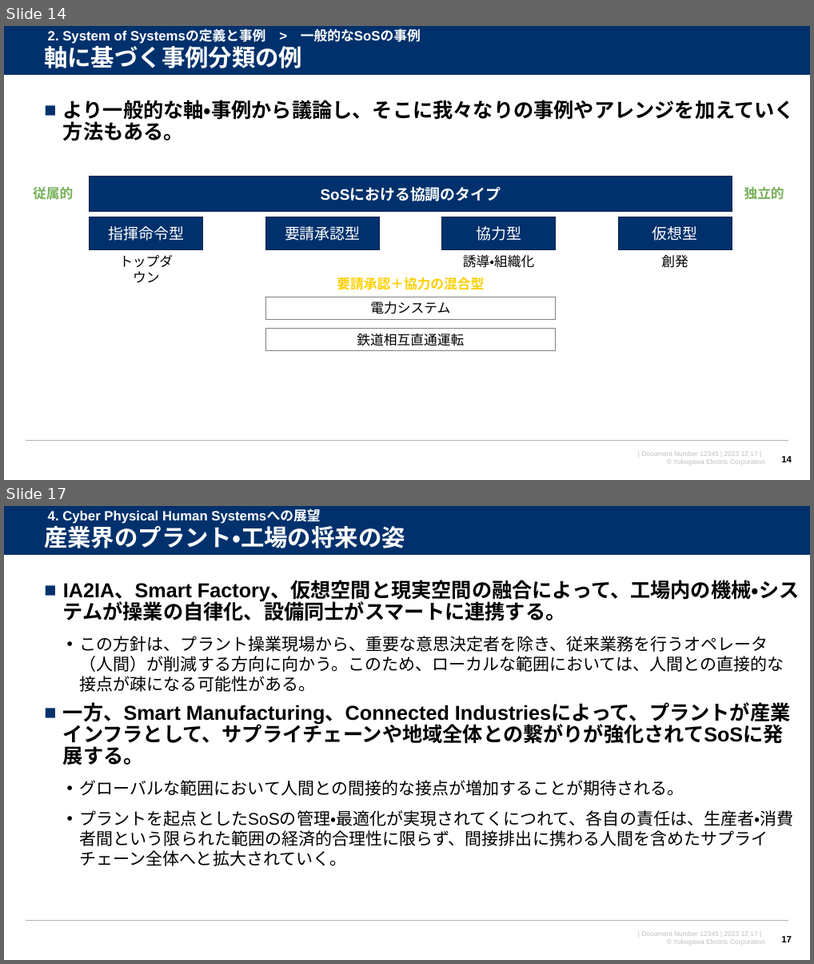
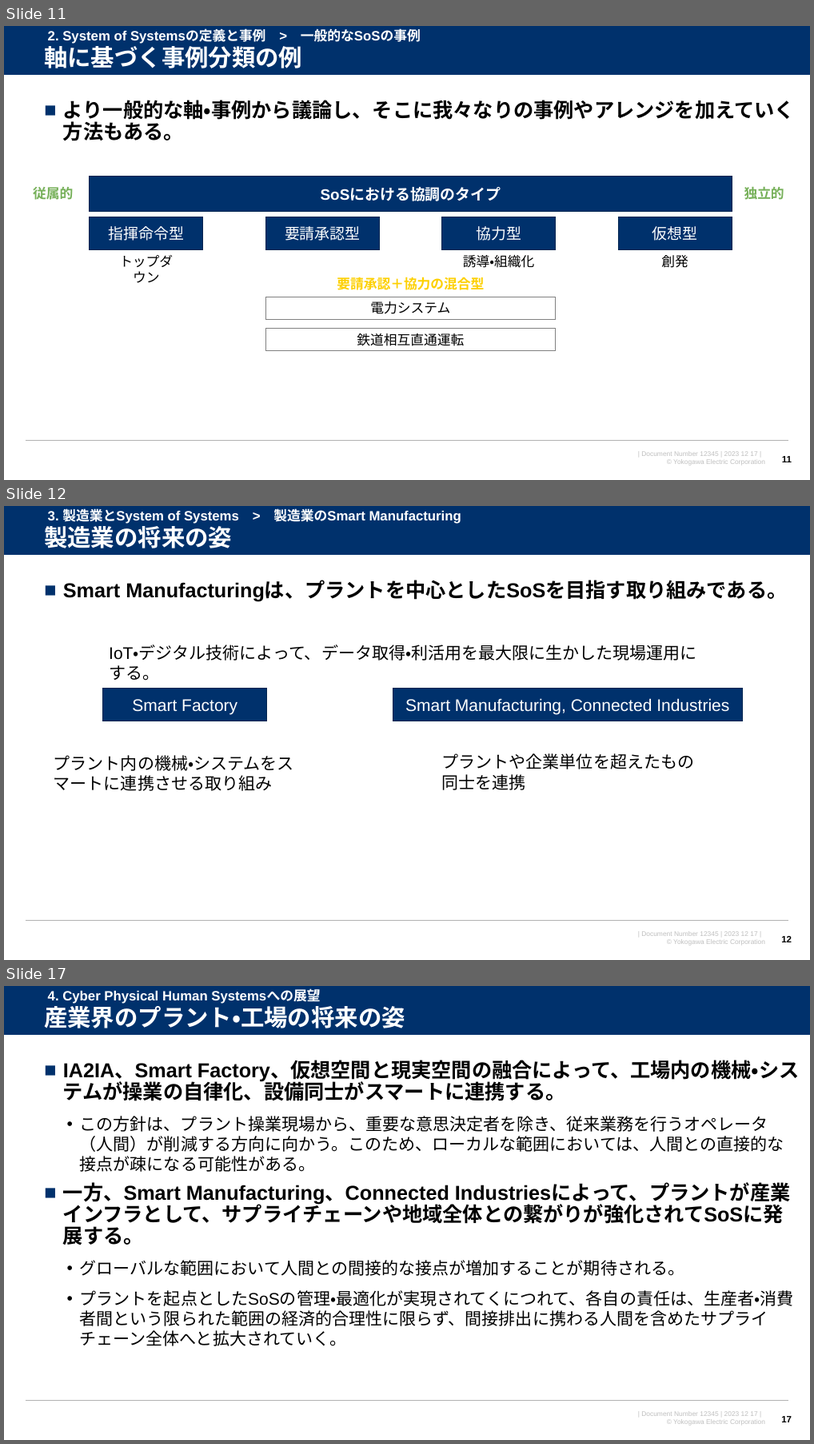
Before and after one commit to watarukumagai-git/opt, a slide deck: SoS/conf2023/231217_横幹連合コンファレンス_熊谷.pptx. Shown one above the other, each under a label of ours: slides 14 and 17 before the commit, slides 11, 12 and 17 after it; the slides between them are not shown. The pictures are 814x964 and 814x1444 pixels, drawn with LibreOffice and Linux fonts; fonts in the diff are those of the drawing; background and template pictures are left out. Boxes give left, top, right and bottom in pixels: in the first picture for what was removed or moved away, otherwise in the second. Text is boxed around its words. In the diff, an @@ line names an element or a change of style, - is before the commit and + after.

```diff
--- a/SoS/conf2023/231217_横幹連合コンファレンス_熊谷.pptx
+++ b/SoS/conf2023/231217_横幹連合コンファレンス_熊谷.pptx
@@ slide 12 added at bbox=[4, 506, 810, 960], background #FFFFFF; not listed: 4 template elements that a slide beside it also shows @@
@@ text added at bbox=[44, 523, 232, 548], 28 pt, text #FFFFFF, bold @@
+製造業の将来の姿
@@ text added at bbox=[48, 508, 462, 524], 16 pt, text #FFFFFF, bold @@
+3. 製造業とSystem of Systems > 製造業のSmart Manufacturing
@@ text added at bbox=[63, 580, 787, 601], 24 pt, text #000000, bold @@
+■ Smart Manufacturingは、プラントを中心としたSoSを目指す取り組みである。
@@ text added at bbox=[109, 646, 698, 660], 20 pt, text #000000 @@
+IoT・デジタル技術によって、データ取得・利活用を最大限に生かした現場運用にする。
@@ rectangle added at bbox=[103, 688, 267, 720], fill #00316C, outline #002450 1 pt, 20 pt, text #FFFFFF @@
+Smart Factory
@@ rectangle added at bbox=[394, 688, 742, 720], fill #00316C, outline #002450 1 pt, 20 pt, text #FFFFFF @@
+Smart Manufacturing, Connected Industries
@@ text added at bbox=[54, 755, 294, 791], 20 pt, text #000000 @@
+プラント内の機械・システムをスマートに連携させる取り組み
@@ text added at bbox=[442, 753, 694, 790], 20 pt, text #000000 @@
+プラントや企業単位を超えたもの同士を連携
@@ page number added at bbox=[782, 936, 792, 942], 11 pt, text #000000, bold @@
+12
@@ what was slide 14 is now slide 11 @@
@@ page number at bbox=[782, 456, 792, 462]: text changed @@
-14
+11
```
Also in this commit, not shown: 3 slides changed, 3 other slides added, 2 slides removed.
